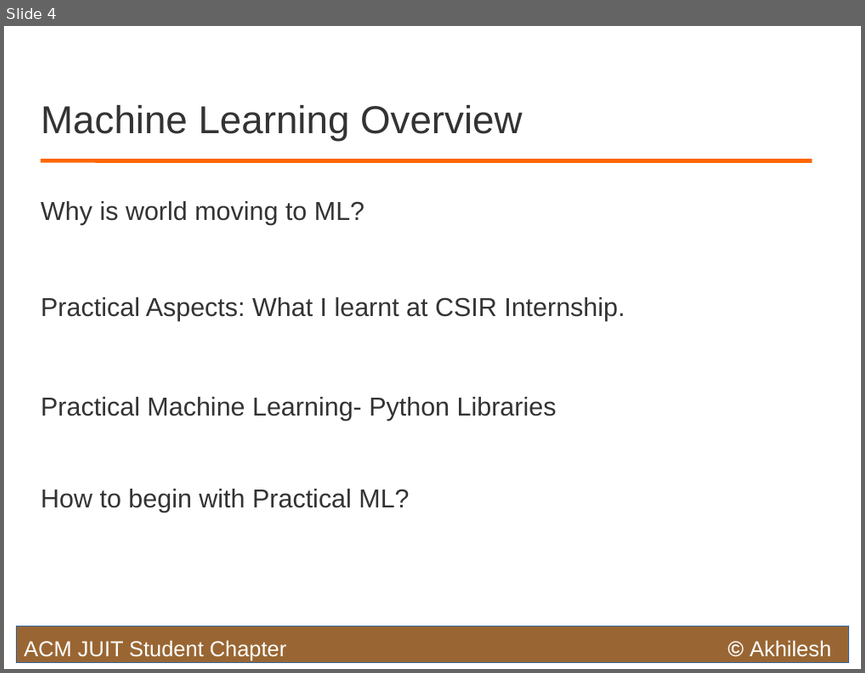
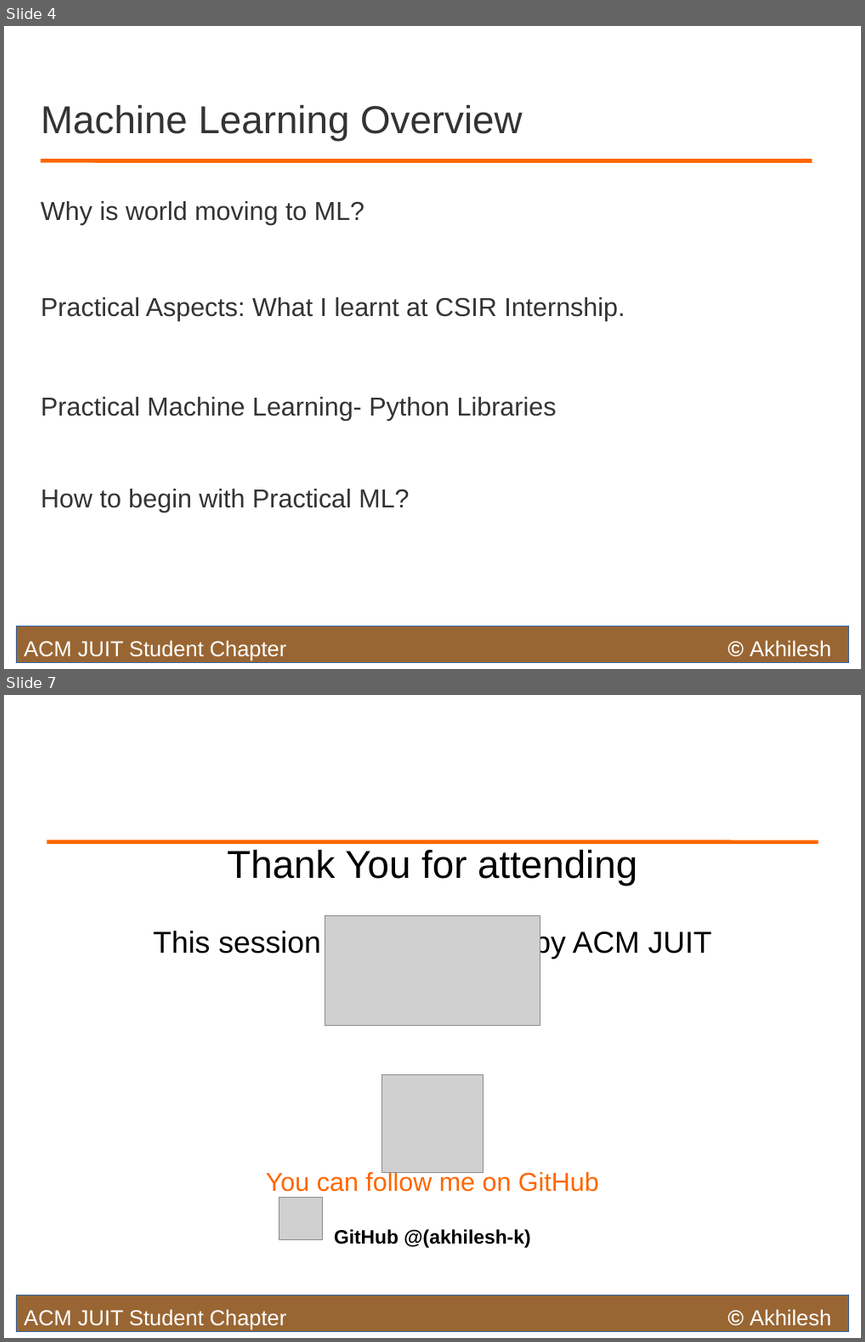
Before and after one commit to akhilesh-k/Machine-Learning-Sessions, a slide deck: Slides/Day-1.odp. Shown one above the other, each under a label of ours: slide 4 before the commit, slides 4 and 7 after it; the slides between them are not shown. The pictures are 865x673 and 865x1342 pixels, drawn with LibreOffice and Linux fonts; fonts in the diff are those of the drawing; grey boxes stand for pictures. Boxes give left, top, right and bottom in pixels: in the first picture for what was removed or moved away, otherwise in the second. Text is boxed around its words. In the diff, an @@ line names an element or a change of style, - is before the commit and + after.

```diff
--- a/Slides/Day-1.odp
+++ b/Slides/Day-1.odp
@@ slide 7 added at <box>4,695,861,1338</box>, background #FFFFFF @@
@@ line added from (46, 842) to (818, 842), #FF6600 3.69 pt @@
@@ title added at <box>153,850,712,959</box>, 28 pt, text #000000 @@
+Thank You for attending
+This session was presented by ACM JUIT
@@ picture added at <box>325,915,540,1026</box> @@
@@ picture added at <box>382,1074,483,1173</box> @@
@@ text added at <box>266,1170,599,1247</box>, 24 pt, text #FF6600 @@
+You can follow me on GitHub
+GitHub @(akhilesh-k)
@@ picture added at <box>279,1197,322,1240</box> @@
@@ rectangle added at <box>17,1295,849,1332</box>, fill #996633, outline #3465A4 0 pt @@
@@ text added at <box>24,1309,286,1330</box>, 20 pt, text #FFFFFF @@
+ACM JUIT Student Chapter
@@ text added at <box>749,1309,831,1326</box>, 20 pt, text #FFFFFF @@
+© Akhilesh
```
Also in this commit, not shown: 1 slide changed, 2 other slides added, 38 other files.
